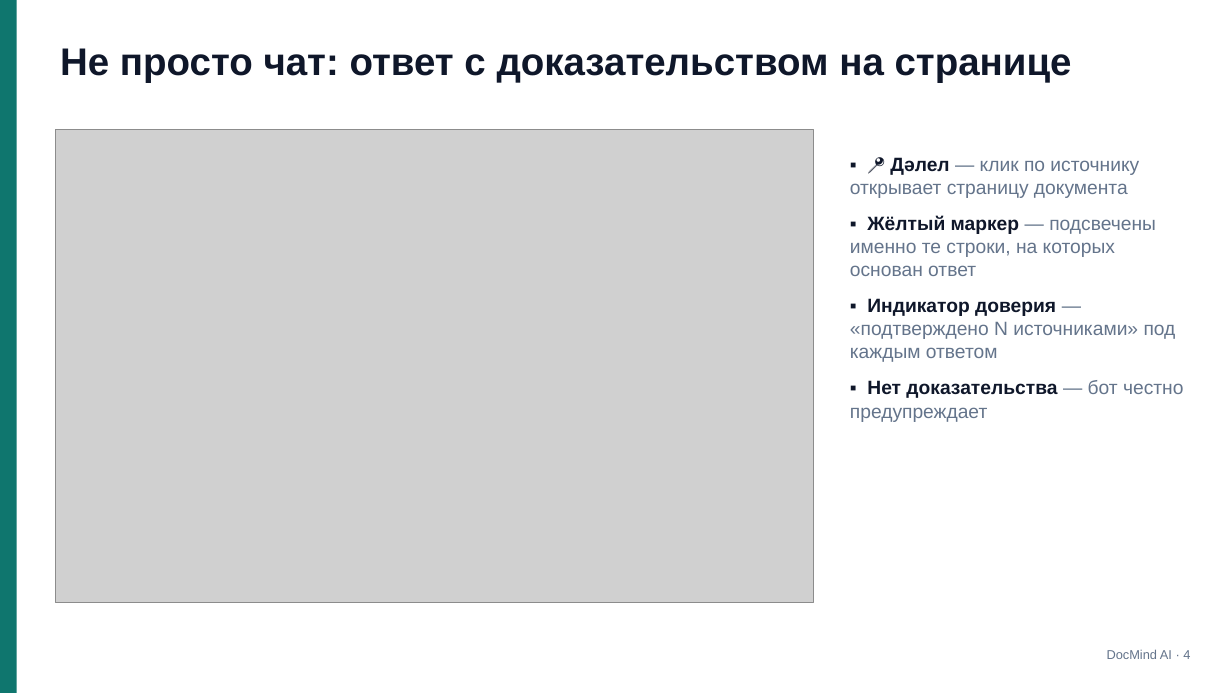
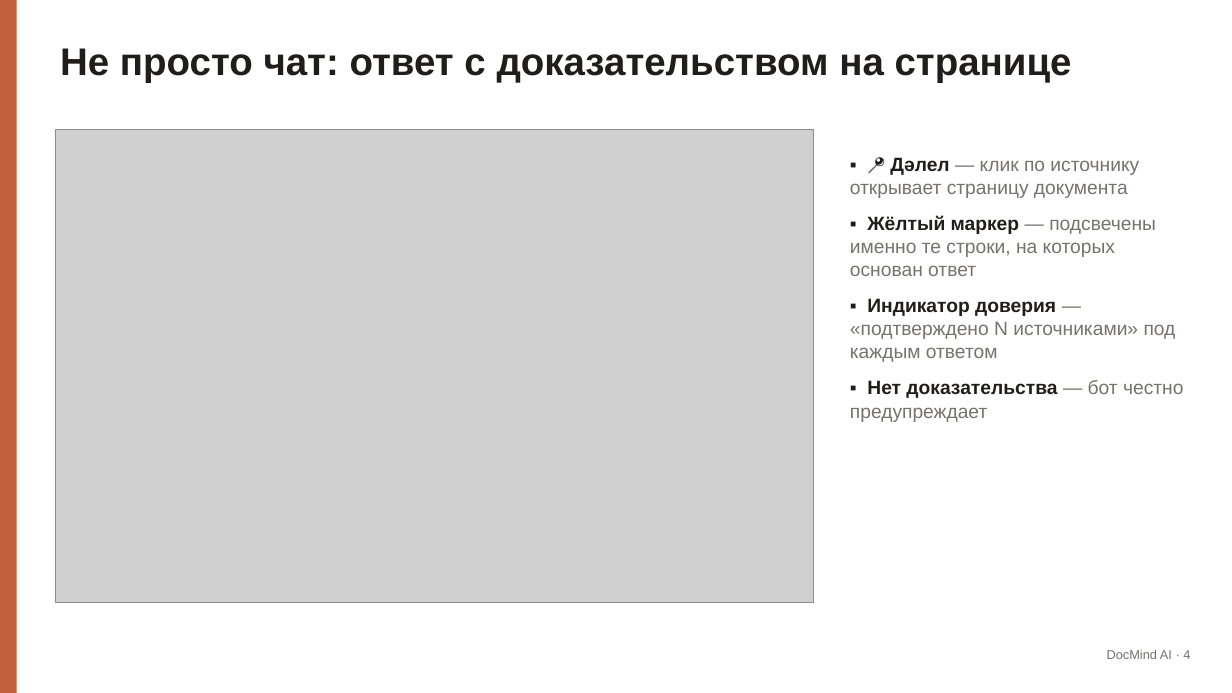
Before and after one commit to adiletpn/ChatBotAI, a slide deck: slide 4 of docs/DocMind_AI_Presentation.pptx. Drawn at 1232x693 pixels with LibreOffice and Linux fonts; fonts in the diff are those of the drawing; grey boxes stand for pictures. Boxes give left, top, right and bottom in pixels: in the first picture for what was removed or moved away, otherwise in the second. Text is boxed around its words. In the diff, an @@ line names an element or a change of style, - is before the commit and + after.

```diff
--- a/docs/DocMind_AI_Presentation.pptx
+++ b/docs/DocMind_AI_Presentation.pptx
@@ rectangle at (x1=0, y1=0, x2=17, y2=693): fill #0F766E to #C2603E @@
@@ text "Не просто чат: ответ с ..." at (x1=60, y1=48, x2=1072, y2=83): text colour #0F172A to #1F1E1D @@
@@ text "▪ 📍 Дәлел — клик ..." at (x1=850, y1=157, x2=1183, y2=422): text colour #0F172A to #1F1E1D in "▪ 📍 Дәлел", "▪ Жёлтый маркер", "▪ Индикатор доверия", "▪ Нет доказательства"; text colour #64748B to #75736B in "— клик по источнику открывает страницу документа", "— подсвечены именно те строки, на которых ...", "— «подтверждено N источниками» под каждым ответом", "— бот честно предупреждает" @@
@@ text "DocMind AI · 4" at (x1=1107, y1=649, x2=1190, y2=659): text colour #64748B to #75736B @@
```
Also in this commit, not shown: 12 other slides changed.
